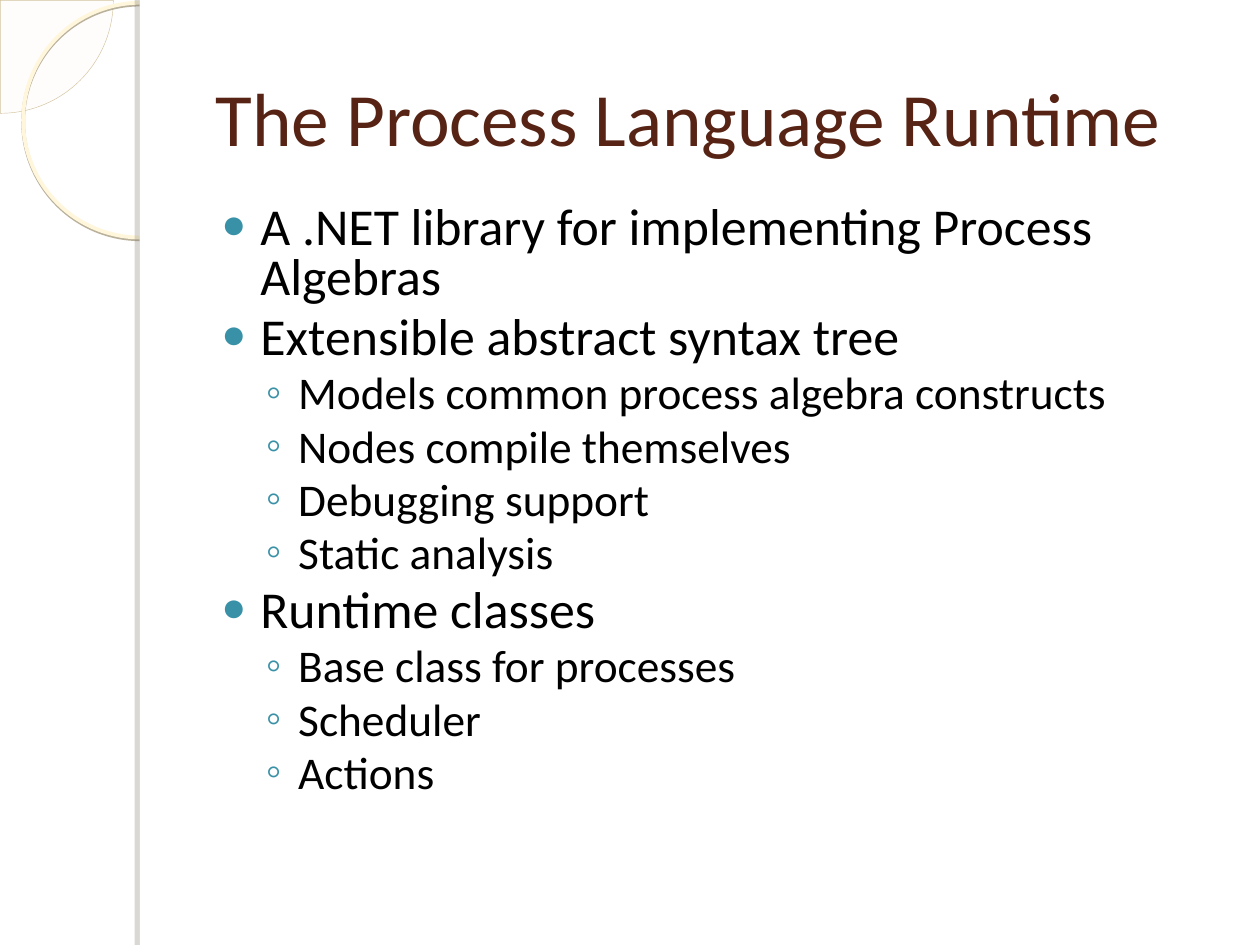
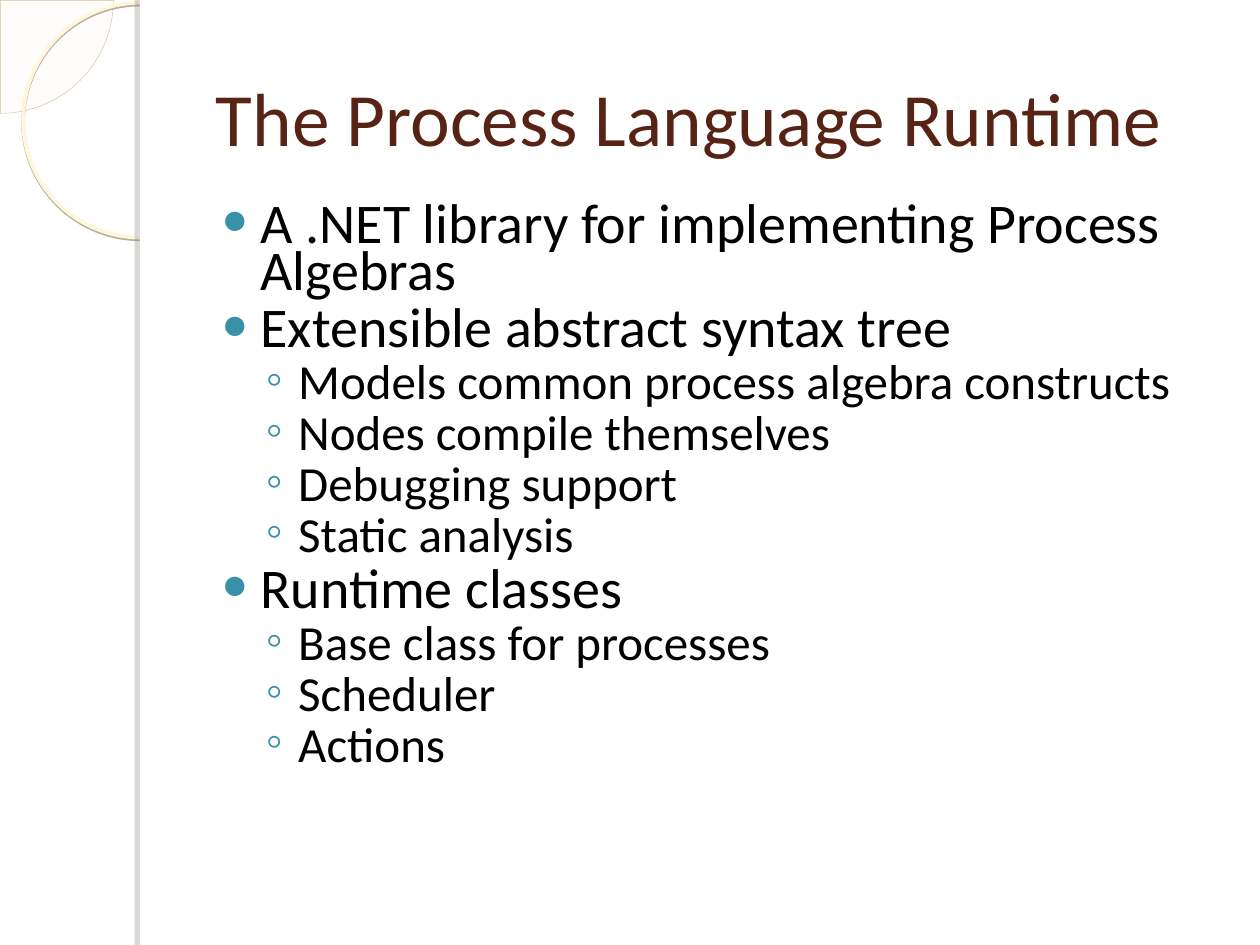
Before and after one commit to einaregilsson/Process-Language-Runtime, a slide deck: slide 8 of presentation.ppt. Drawn at 1260x945 pixels with LibreOffice and Linux fonts; fonts in the diff are those of the drawing; background and template pictures are left out. Boxes give left, top, right and bottom in pixels: in the first picture for what was removed or moved away, otherwise in the second. Text is boxed around its words. In the diff, an @@ line names an element or a change of style, - is before the commit and + after.

```diff
--- a/presentation.ppt
+++ b/presentation.ppt
@@ text "A .NET library for implementing ..." at <box>260,204,1170,763</box>: size 29.6 to 32 pt in "A .NET library for implementing Process Algebras", "Extensible abstract syntax tree", "Runtime classes"; size 25.9 to 28 pt in "Models common process algebra constructs", "Nodes compile themselves", "Debugging support", "Static analysis" and 3 more places; line spacing 0.8 to 0.7 @@
```
Also in this commit, not shown: 4 other slides changed, 1 slide added.
